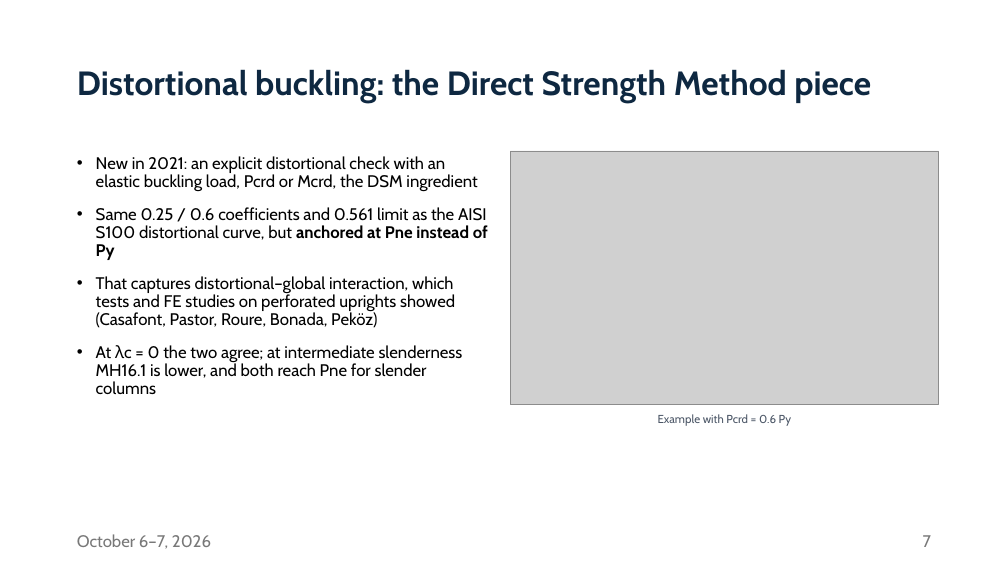
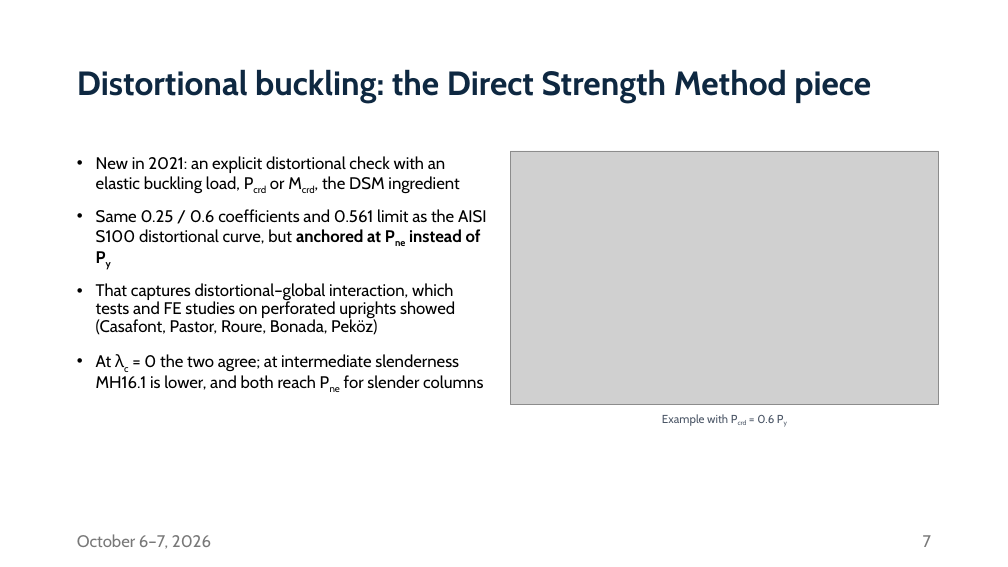
Before and after one commit to runtosolve/ICCFSS2026_MoenRackStandards, a slide deck: slide 7 of Moen_ICCFSS_2026_rack_standards.pptx. Drawn at 1008x567 pixels with LibreOffice and Linux fonts; fonts in the diff are those of the drawing; grey boxes stand for pictures. Boxes give left, top, right and bottom in pixels: in the first picture for what was removed or moved away, otherwise in the second. Text is boxed around its words. In the diff, an @@ line names an element or a change of style, - is before the commit and + after.

```diff
--- a/Moen_ICCFSS_2026_rack_standards.pptx
+++ b/Moen_ICCFSS_2026_rack_standards.pptx
@@ text at bbox=[96, 156, 487, 390]: now subscript in "Pcrd Mcrd,", "Pne Py", "λc Pne" @@
@@ text "Example with Pcrd = 0.6 ..." at bbox=[662, 414, 774, 426]: now subscript in "Pcrd Py" @@
```
Also in this commit, not shown: 7 other slides changed, 13 other files.
